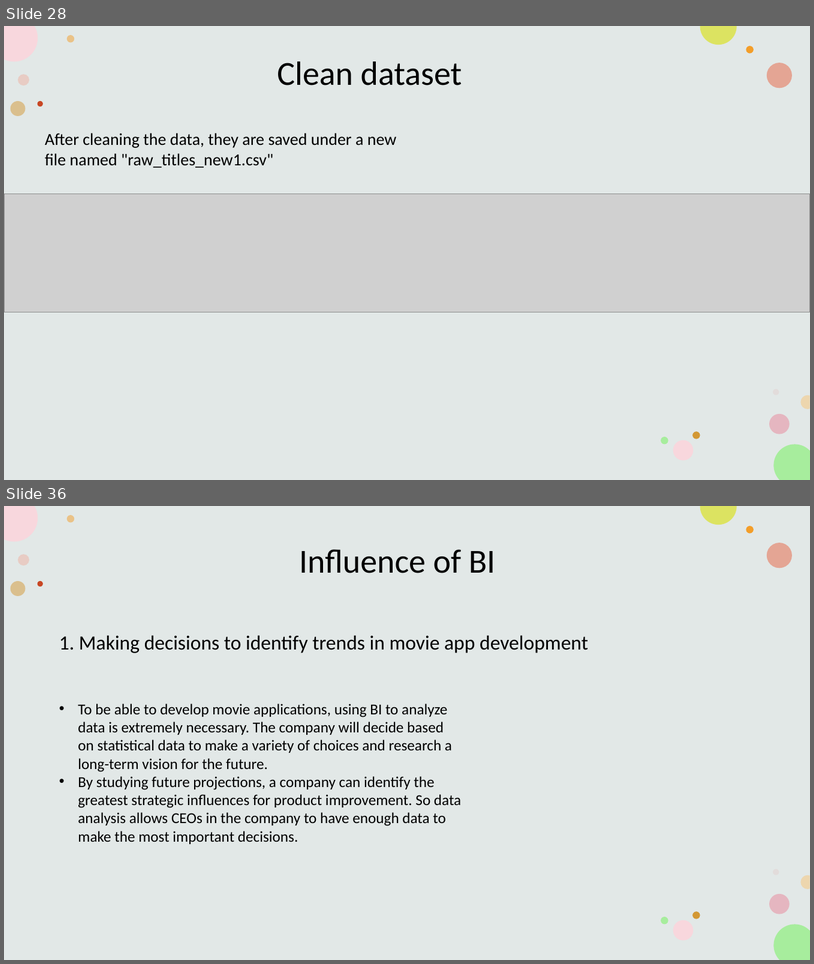
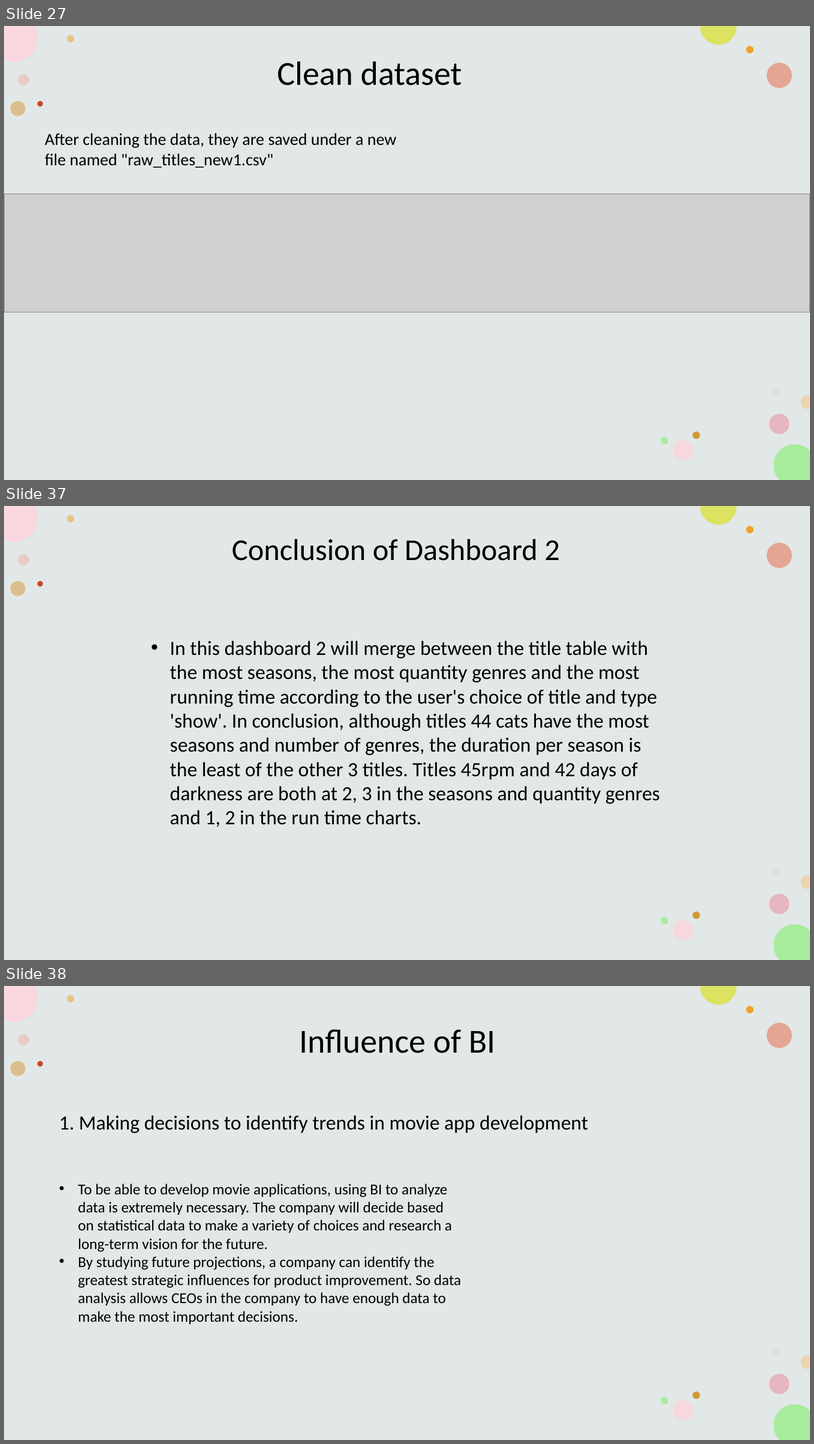
Before and after one commit to HarryyHung/Business-Inteligence, a slide deck: Powerpoint asm2.pptx. Shown one above the other, each under a label of ours: slides 28 and 36 before the commit, slides 27, 37 and 38 after it; the slides between them are not shown. The pictures are 814x964 and 814x1444 pixels, drawn with LibreOffice and Linux fonts; fonts in the diff are those of the drawing; grey boxes stand for pictures. Boxes give left, top, right and bottom in pixels: in the first picture for what was removed or moved away, otherwise in the second. Text is boxed around its words. In the diff, an @@ line names an element or a change of style, - is before the commit and + after.

```diff
--- a/Powerpoint asm2.pptx
+++ b/Powerpoint asm2.pptx
@@ slide 37 added at (4, 506, 810, 960), background #FFFFFF; not listed: 16 template elements that a slide beside it also shows @@
@@ text added at (232, 539, 560, 561), 36 pt, text #000000 @@
+Conclusion of Dashboard 2
@@ text added at (170, 640, 660, 826), 24 pt, text #000000 @@
+• In this dashboard 2 will merge between the title table with the most seasons, the most quantity genres and the most running time according to the user's choice of title and type 'show'. In conclusion, although titles 44 cats have the most seasons and number of genres, the duration per season is the least of the other 3 titles. Titles 45rpm and 42 days of darkness are both at 2, 3 in the seasons and quantity genres and 1, 2 in the run time charts.
@@ what was slide 28 is now slide 27 @@
@@ what was slide 36 is now slide 38 @@
```
Also in this commit, not shown: 5 slides changed, 4 other slides added, 3 slides removed, 3 other files.
